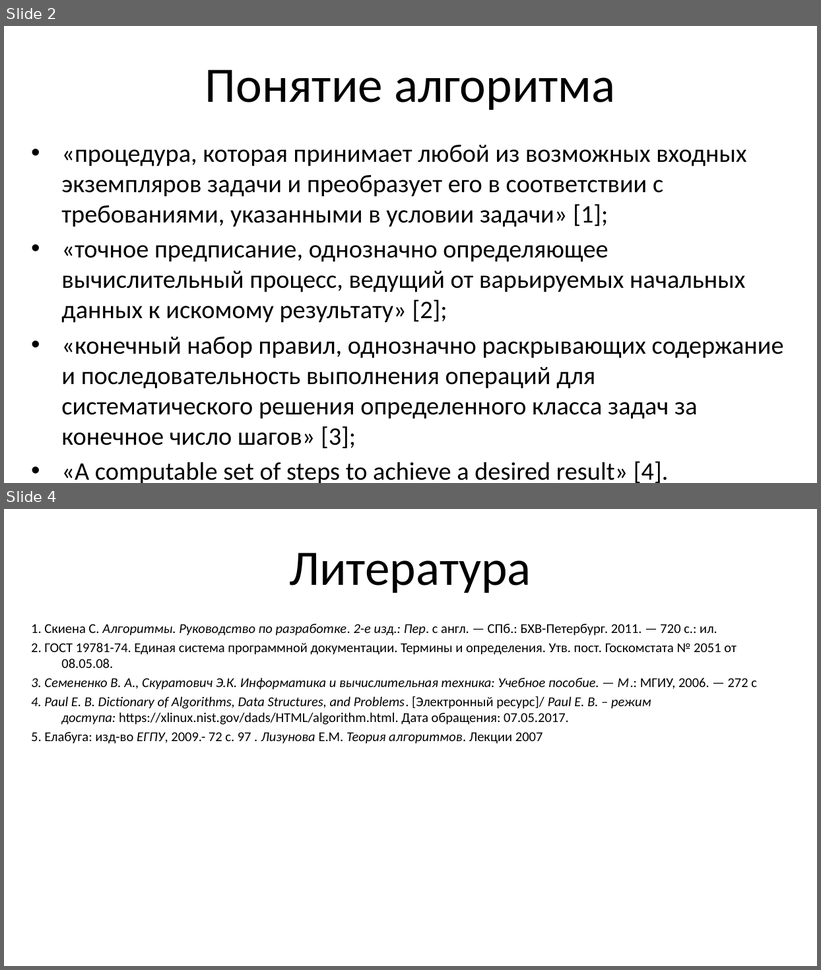
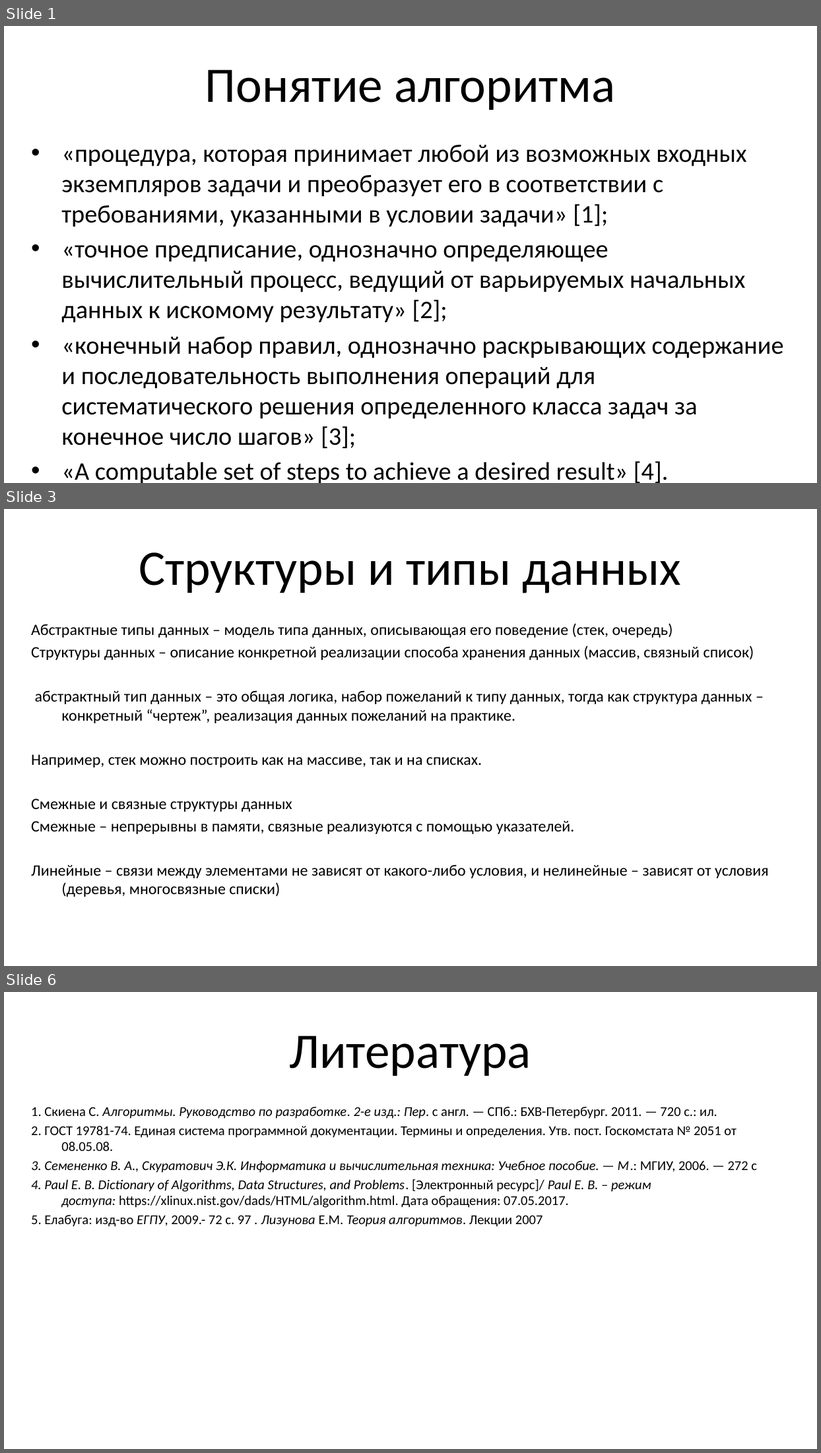
Before and after one commit to littmir/algorithms-presentation, a slide deck: algorithms-presentation.pptx. Shown one above the other, each under a label of ours: slides 2 and 4 before the commit, slides 1, 3 and 6 after it; the slides between them are not shown. The pictures are 821x970 and 821x1453 pixels, drawn with LibreOffice and Linux fonts; fonts in the diff are those of the drawing. Boxes give left, top, right and bottom in pixels: in the first picture for what was removed or moved away, otherwise in the second. Text is boxed around its words. In the diff, an @@ line names an element or a change of style, - is before the commit and + after.

```diff
--- a/algorithms-presentation.pptx
+++ b/algorithms-presentation.pptx
@@ slide 3 added at (4,509,817,966), background #FFFFFF @@
@@ title added at (139,553,681,593), 44 pt, text #000000 @@
+Структуры и типы данных
@@ text added at (31,623,769,897), 14 pt, text #000000 @@
+Абстрактные типы данных – модель типа данных, описывающая его поведение (стек, очередь)
+Структуры данных – описание конкретной реализации способа хранения данных (массив, связный список)
+абстрактный тип данных – это общая логика, набор пожеланий к типу данных, тогда как структура данных – конкретный “чертеж”, реализация данных пожеланий на практике.
+Например, стек можно построить как на массиве, так и на списках.
+Смежные и связные структуры данных
+Смежные – непрерывны в памяти, связные реализуются с помощью указателей.
+Линейные – связи между элементами не зависят от какого-либо условия, и нелинейные – зависят от условия (деревья, многосвязные списки)
@@ what was slide 2 is now slide 1 @@
@@ what was slide 4 is now slide 6 @@
```
Also in this commit, not shown: 2 other slides added, 1 slide removed.
